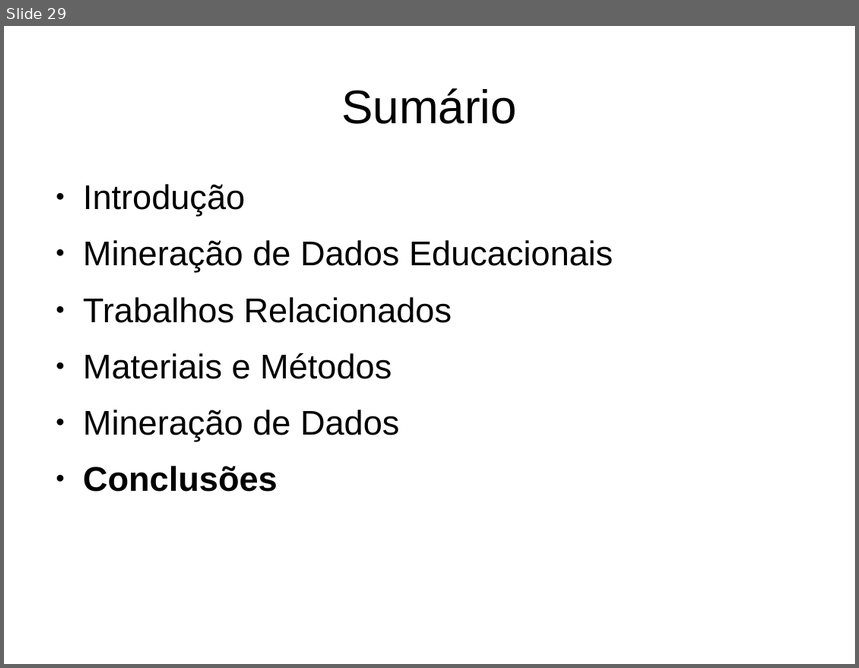
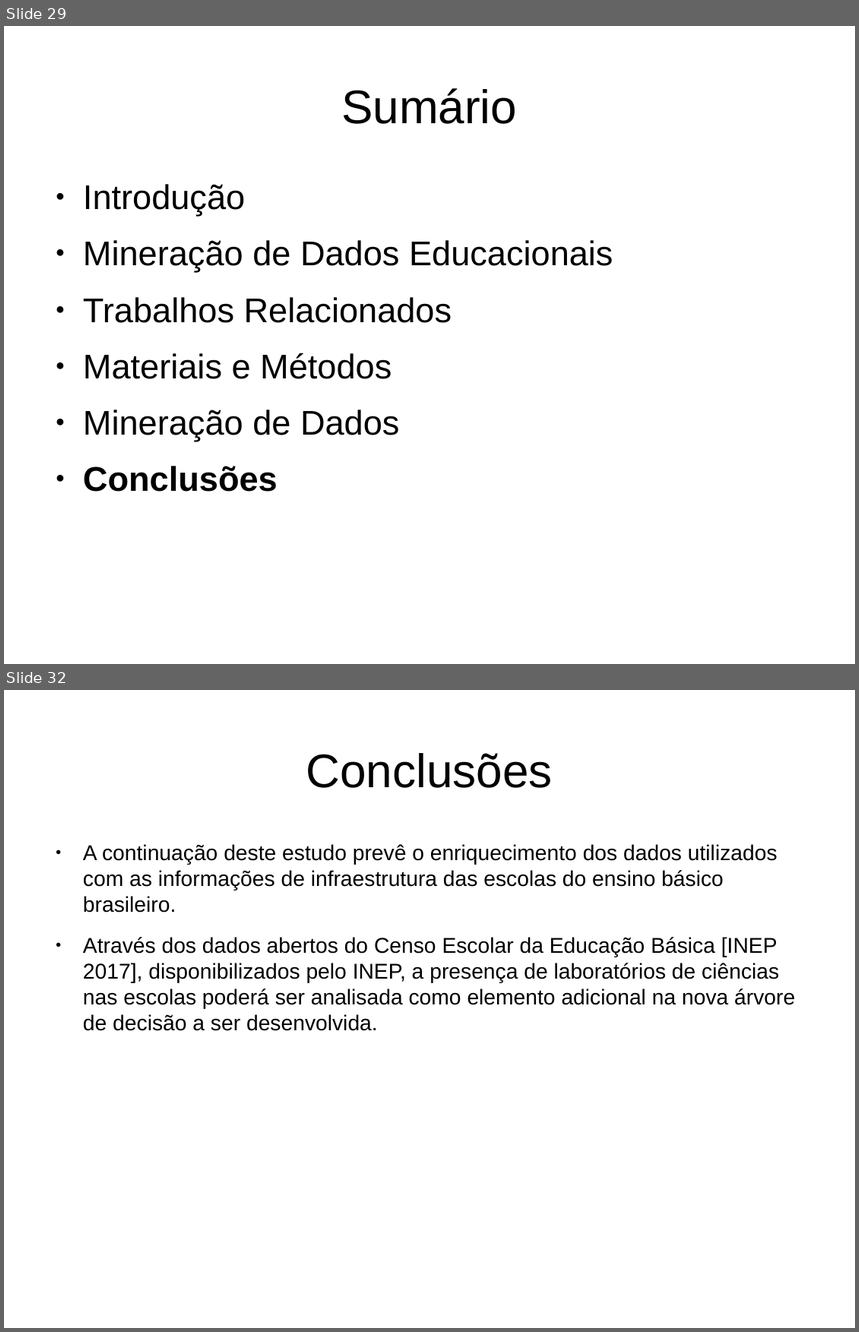
Before and after one commit to alexandre-costa-81/mpdc, a slide deck: mineracao-de-dados-educacionais-nos-resultados-do-enem-de-2015.odp. Shown one above the other, each under a label of ours: slide 29 before the commit, slides 29 and 32 after it; the slides between them are not shown. The pictures are 859x668 and 859x1332 pixels, drawn with LibreOffice and Linux fonts; fonts in the diff are those of the drawing. Boxes give left, top, right and bottom in pixels: in the first picture for what was removed or moved away, otherwise in the second. Text is boxed around its words. In the diff, an @@ line names an element or a change of style, - is before the commit and + after.

```diff
--- a/mineracao-de-dados-educacionais-nos-resultados-do-enem-de-2015.odp
+++ b/mineracao-de-dados-educacionais-nos-resultados-do-enem-de-2015.odp
@@ slide 32 added at [4,690,855,1328], background #FFFFFF @@
@@ title added at [306,753,553,788], 44 pt, text #000000 @@
+Conclusões
@@ text added at [83,844,795,1031], 20 pt, text #000000 @@
+● A continuação deste estudo prevê o enriquecimento dos dados utilizados com as informações de infraestrutura das escolas do ensino básico brasileiro.
+● Através dos dados abertos do Censo Escolar da Educação Básica [INEP 2017], disponibilizados pelo INEP, a presença de laboratórios de ciências nas escolas poderá ser analisada como elemento adicional na nova árvore de decisão a ser desenvolvida.
```
Also in this commit, not shown: 13 slides changed, 11 other slides added, 12 slides removed, 2 other files.
